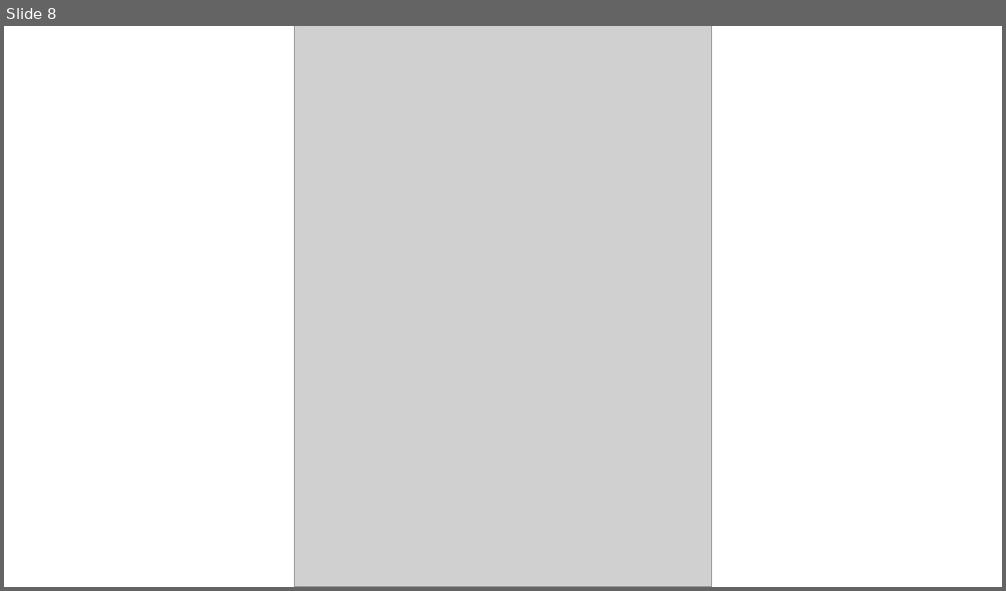
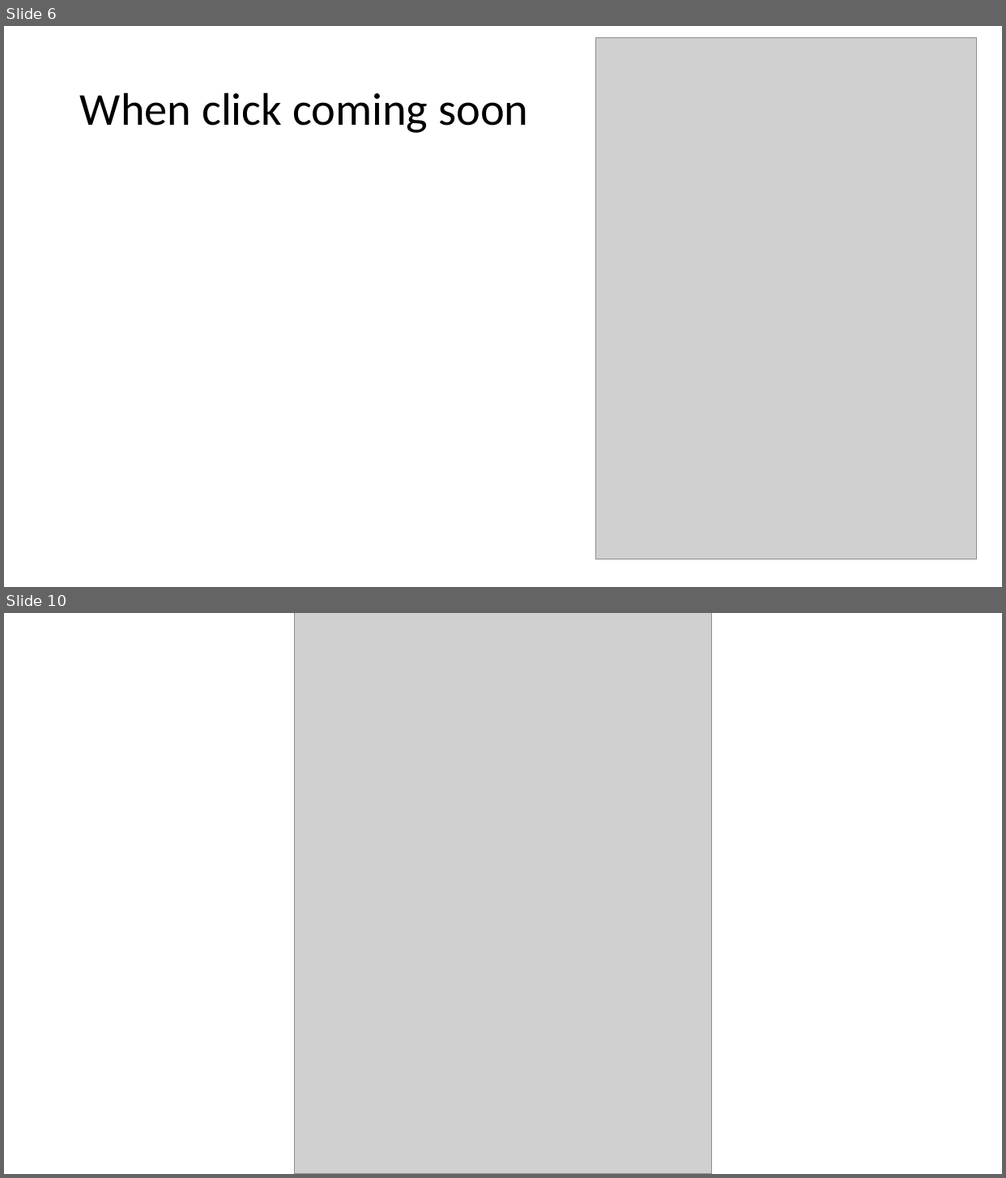
Before and after one commit to shanecalebz/movie4717, a slide deck: Wireframes_ver1.2.pptx. Shown one above the other, each under a label of ours: slide 8 before the commit, slides 6 and 10 after it; the slides between them are not shown. The pictures are 1006x591 and 1006x1178 pixels, drawn with LibreOffice and Linux fonts; fonts in the diff are those of the drawing; grey boxes stand for pictures. Boxes give left, top, right and bottom in pixels: in the first picture for what was removed or moved away, otherwise in the second. Text is boxed around its words. In the diff, an @@ line names an element or a change of style, - is before the commit and + after.

```diff
--- a/Wireframes_ver1.2.pptx
+++ b/Wireframes_ver1.2.pptx
@@ slide 6 added at (x1=4, y1=26, x2=1002, y2=587), background #FFFFFF @@
@@ picture added at (x1=595, y1=37, x2=977, y2=560) @@
@@ title added at (x1=80, y1=92, x2=528, y2=133), 44 pt, text #000000 @@
+When click coming soon
@@ what was slide 8 is now slide 10 @@
```
Also in this commit, not shown: 1 slide changed, 6 other slides added, 4 slides removed, 1 other file.
